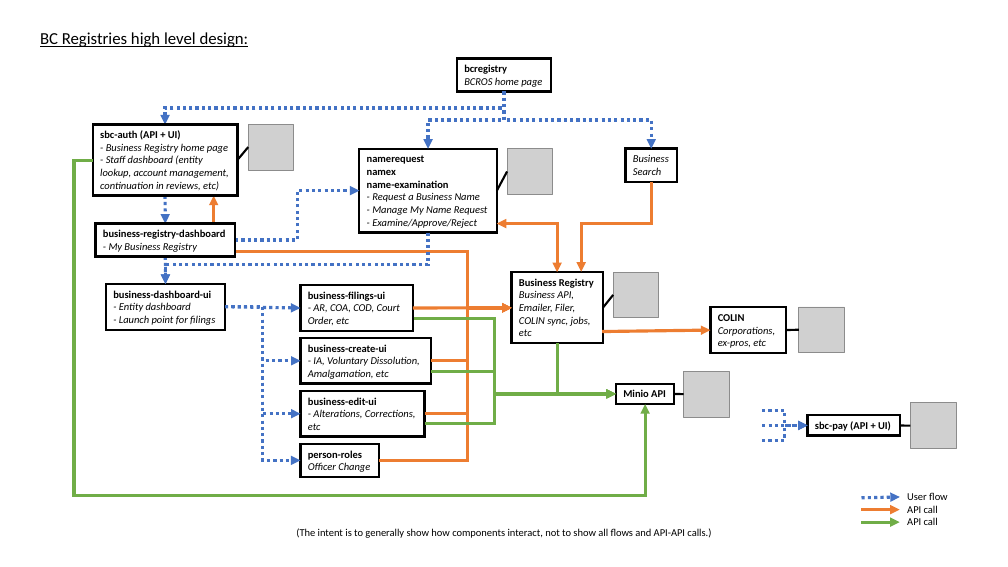
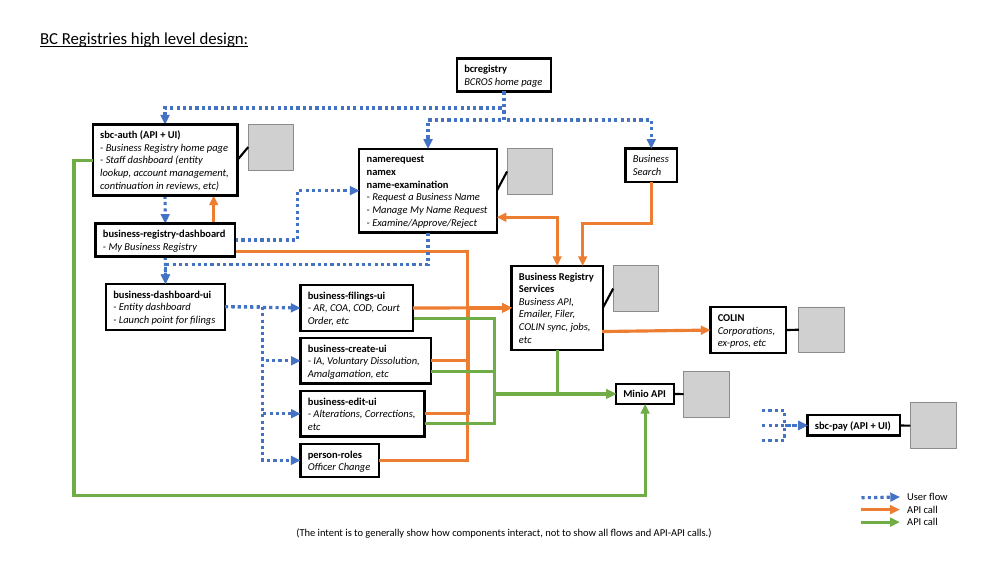
Before and after one commit to bcgov/entity, a slide deck: slide 1 of docs/diagrams/source/app hierarchy.pptx. Drawn at 1008x567 pixels with LibreOffice and Linux fonts; fonts in the diff are those of the drawing; grey boxes stand for pictures. Boxes give left, top, right and bottom in pixels: in the first picture for what was removed or moved away, otherwise in the second. Text is boxed around its words. In the diff, an @@ line names an element or a change of style, - is before the commit and + after.

```diff
--- a/docs/diagrams/source/app hierarchy.pptx
+++ b/docs/diagrams/source/app hierarchy.pptx
@@ elbow arrow moved from (651, 181) - (582, 271) to (651, 181) - (583, 266) @@
@@ elbow double arrow moved from (497, 224) - (557, 272) to (497, 217) - (557, 266) @@
@@ rectangle "Business Registry": place and size @@
-rectangle "Business Registry" at (512,272,603,343)
+rectangle "Business Registry" at (512,266,603,350)
@@ picture: place and size @@
-picture at (613,272,659,318)
+picture at (613,266,659,312)
@@ text in rectangle at (519,284,554,292): paragraph added @@
+Services
@@ line moved from (603, 308) - (613, 295) to (603, 308) - (613, 289) @@
@@ elbow arrow (425, 414) - (512, 308): route changed @@
@@ elbow arrow (432, 361) - (512, 308): route changed @@
@@ elbow arrow moved from (557, 343) - (616, 394) to (557, 350) - (616, 394) @@
```
Also in this commit, not shown: 4 other files.
